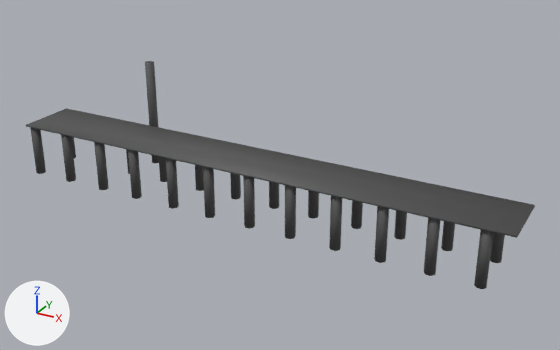
The glTF model models/Muelle001.glb, before and after one commit.
Before and after are seen from a 50 mm lens placed at (29.0, -25.3, 13.4), pointed at (14.3, 1.4, 0.1). The axes (+X, +Y, +Z) are drawn at lower left. The lights are the same throughout. Vertices at the same position are counted once.

The scene before the commit, as lines of its bpy script (objects in view):
```python
mat_muelle001 = principled_material('Muelle001')
mat_muelle001.base_color = (0.085, 0.085, 0.085)  # dark grey #525252
mat_muelle001.roughness = 0.595
me_cube = bpy.data.meshes.new('Cube')
me_cube.from_pydata(...)  # 438 vertices, 732 faces; spans x 2.4..24.9, y -1.4..4.6, z -1.3..3.7
me_cube.materials.append(mat_muelle001)  # dark grey #525252
ob_muelle001 = bpy.data.objects.new('Muelle001', me_cube)
ob_muelle001.location = (0.0, 0.0, 0.0)
```
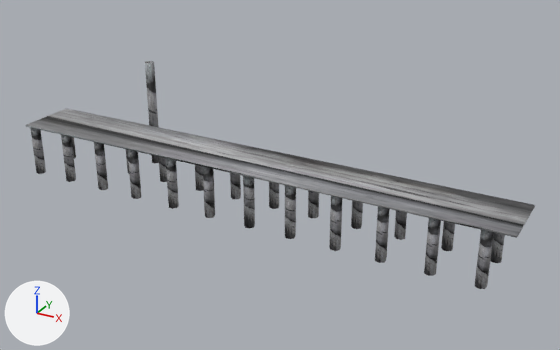
Pixel boxes [x1, y1, x2, y2] of what changed, in the pictures (560 x 350 px; the box of a moved part takes in the faces that stretch with it):
```json
{"object": "Muelle001", "change": "surface changed, reshaped", "before": [26, 61, 535, 289], "after": [26, 61, 535, 289]}
{"part": 1, "of": "me_cube", "change": "moved or reshaped", "before": [126, 149, 130, 174], "after": [126, 149, 129, 173]}
{"part": 2, "of": "me_cube", "change": "moved or reshaped", "before": [94, 142, 109, 190], "after": [94, 142, 108, 190]}
{"part": 3, "of": "me_cube", "change": "moved or reshaped", "before": [128, 150, 142, 199], "after": [128, 150, 141, 199]}
{"part": 4, "of": "me_cube", "change": "moved or reshaped", "before": [230, 173, 241, 200], "after": [230, 173, 241, 199]}
{"part": 5, "of": "me_cube", "change": "moved or reshaped", "before": [203, 167, 215, 218], "after": [203, 167, 215, 218]}
{"part": 6, "of": "me_cube", "change": "moved or reshaped", "before": [243, 176, 255, 229], "after": [243, 176, 255, 229]}
{"part": 7, "of": "me_cube", "change": "moved or reshaped", "before": [308, 191, 319, 219], "after": [308, 191, 319, 218]}
{"part": 8, "of": "me_cube", "change": "moved or reshaped", "before": [329, 196, 342, 251], "after": [329, 196, 342, 251]}
{"part": 9, "of": "me_cube", "change": "moved or reshaped", "before": [394, 210, 407, 240], "after": [394, 210, 407, 240]}
{"part": 10, "of": "me_cube", "change": "moved or reshaped", "before": [374, 206, 389, 263], "after": [375, 206, 390, 263]}
{"part": 11, "of": "me_cube", "change": "moved or reshaped", "before": [424, 218, 440, 276], "after": [424, 218, 441, 276]}
{"part": 12, "of": "me_cube", "change": "moved or reshaped", "before": [474, 230, 493, 289], "after": [475, 230, 494, 289]}
{"part": 13, "of": "me_cube", "change": "surface changed", "before": [26, 61, 535, 263], "after": [26, 61, 535, 263]}
```

Edits to the scene script, one JSON object a line:
```json
{"op": "add", "block": "img_poste_textura", "code": ["img_poste_textura = load_image('poste_textura', '_unpacked/poste_textura', 1032, 774, 'sRGB')"]}
{"op": "remove", "block": "mat_muelle001", "code": "mat_muelle001.base_color = (0.085, 0.085, 0.085)  # dark grey #525252"}
{"op": "add", "block": "mat_muelle001", "code": "mat_muelle001.texture = img_poste_textura"}
{"block": "me_cube", "where": "me_cube.from_pydata(...)  # 438 vertices, 732 faces; spans x 2.4..24.9, y -1.4..4.6, z -1.3..3.7"}
{"block": "me_cube", "where": "# used by ob_muelle001; location = (0.0, 0.0, 0.0)"}
{"block": "me_cube", "change": "me_cube part 1: the loose piece of 14 vertices spanning x 6.3..6.7, y 0.8..1.3, z -1.3..1.0 is turned -70.6 degrees about the z axis through its middle and scaled by 1.02"}
{"block": "me_cube", "change": "me_cube part 2: the loose piece of 14 vertices spanning x 6.3..6.7, y -1.2..-0.8, z -1.3..1.0 is turned -74.8 degrees about the z axis through its middle and scaled by 1.02"}
{"block": "me_cube", "change": "me_cube part 3: the loose piece of 14 vertices spanning x 8.2..8.6, y -1.2..-0.8, z -1.3..1.0 is turned -69.3 degrees about the z axis through its middle and scaled by 1.02"}
{"block": "me_cube", "change": "me_cube part 4: the loose piece of 14 vertices spanning x 12.1..12.5, y 0.8..1.3, z -1.3..1.0 is turned -69.3 degrees about the z axis through its middle and scaled by 1.02"}
{"block": "me_cube", "change": "me_cube part 5: the loose piece of 14 vertices spanning x 12.1..12.5, y -1.2..-0.8, z -1.3..1.0 is turned -94 degrees about the z axis through its middle and scaled by 1.02"}
{"block": "me_cube", "change": "me_cube part 6: the loose piece of 14 vertices spanning x 14.0..14.5, y -1.2..-0.8, z -1.3..1.0 is turned 58 degrees about the z axis through its middle and scaled by 1.02"}
{"block": "me_cube", "change": "me_cube part 7: the loose piece of 14 vertices spanning x 15.9..16.3, y 0.8..1.3, z -1.3..1.0 is turned -74.8 degrees about the z axis through its middle and scaled by 1.02"}
{"block": "me_cube", "change": "me_cube part 8: the loose piece of 14 vertices spanning x 17.9..18.3, y -1.2..-0.8, z -1.3..1.0 is turned -53.5 degrees about the z axis through its middle and scaled by 1.02"}
{"block": "me_cube", "change": "me_cube part 9: the loose piece of 14 vertices spanning x 19.8..20.2, y 0.8..1.3, z -1.3..1.0 is turned -94 degrees about the z axis through its middle and scaled by 1.02"}
{"block": "me_cube", "change": "me_cube part 10: the loose piece of 14 vertices spanning x 19.8..20.2, y -1.2..-0.8, z -1.3..1.0 is turned -69.3 degrees about the z axis through its middle and scaled by 1.02"}
{"block": "me_cube", "change": "me_cube part 11: the loose piece of 14 vertices spanning x 21.7..22.1, y -1.2..-0.8, z -1.3..1.0 is turned -74.8 degrees about the z axis through its middle and scaled by 1.02"}
{"block": "me_cube", "change": "me_cube part 12: the loose piece of 14 vertices spanning x 23.6..24.0, y -1.2..-0.8, z -1.3..1.0 is turned -70.6 degrees about the z axis through its middle and scaled by 1.02"}
{"block": "me_cube", "change": "me_cube part 13: texture (UV) coordinates of 732 of 732 faces, centred in x 2.4..24.9, y -1.4..4.5, z -1.3..3.7, changed; they spanned u 0.0..1.0, v 0.0..1.0 and now span u 0.21..0.79, v 0.35..0.65"}
```
